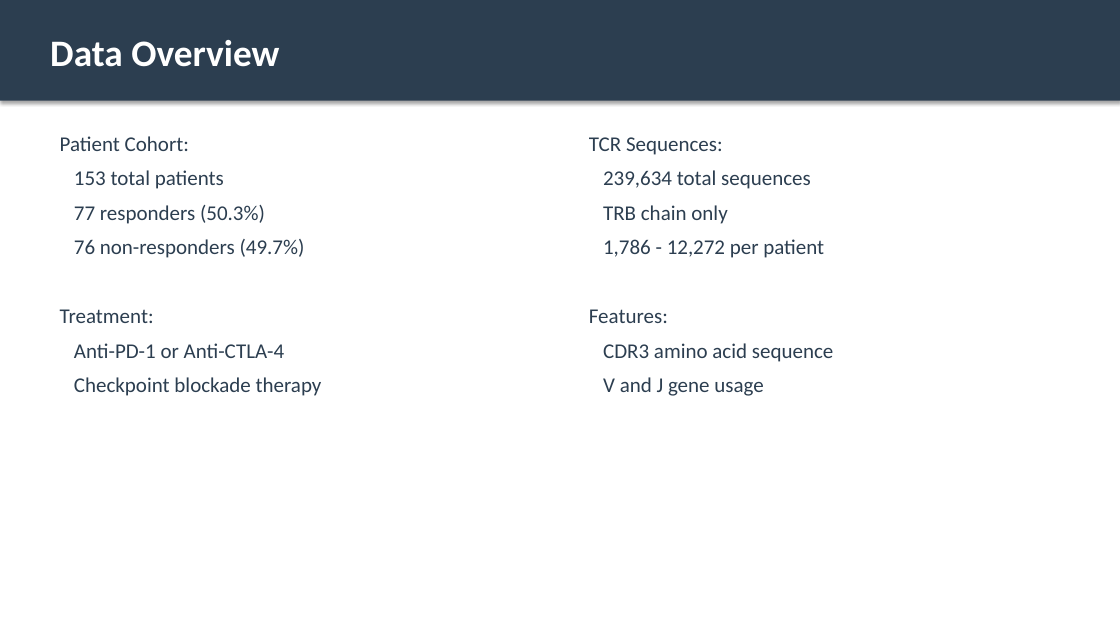
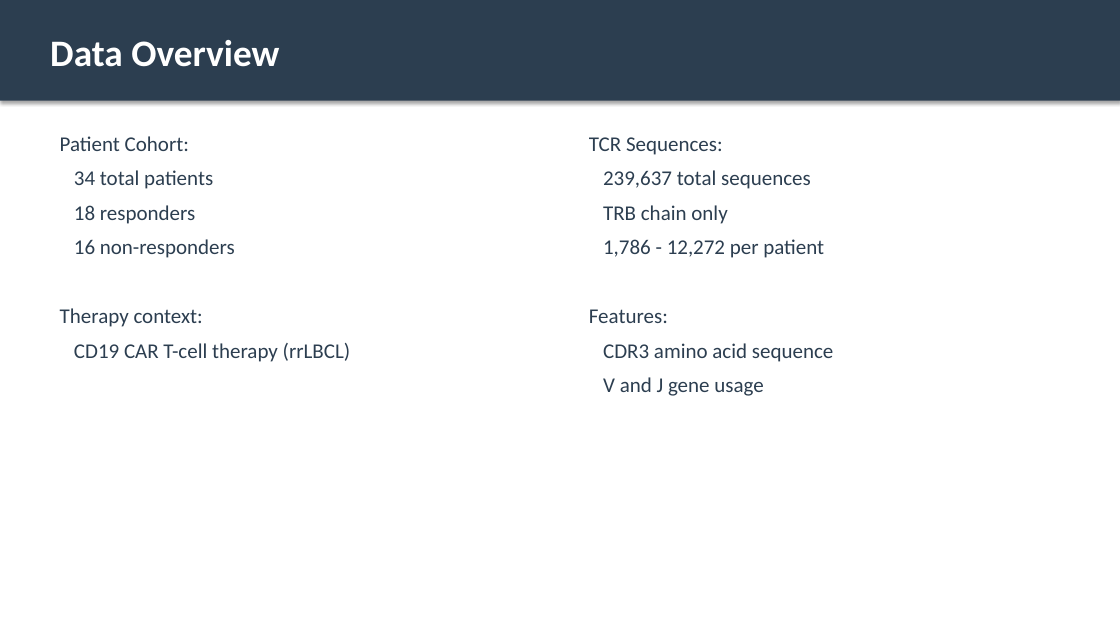
Before and after one commit to MateenahJAHAN/Final_Deliverable_DeepTCRResearch_Mateenah_Jahan_CSIR, a slide deck: slide 3 of results/DeepTCR_Results_Presentation.pptx. Drawn at 1120x630 pixels with LibreOffice and Linux fonts; fonts in the diff are those of the drawing. Boxes give left, top, right and bottom in pixels: in the first picture for what was removed or moved away, otherwise in the second. Text is boxed around its words. In the diff, an @@ line names an element or a change of style, - is before the commit and + after.

```diff
--- a/results/DeepTCR_Results_Presentation.pptx
+++ b/results/DeepTCR_Results_Presentation.pptx
@@ text at (60,170,351,362): text changed @@
-153 total patients
-77 responders (50.3%)
-76 non-responders (49.7%)
-Treatment:
-Anti-PD-1 or Anti-CTLA-4
-Checkpoint blockade therapy
+34 total patients
+18 responders
+16 non-responders
+Therapy context:
+CD19 CAR T-cell therapy (rrLBCL)
@@ text at (603,170,811,189): text changed @@
-239,634 total sequences
+239,637 total sequences
```
Also in this commit, not shown: 4 other slides changed, 14 slides added, 8 slides removed, 2 other files.
